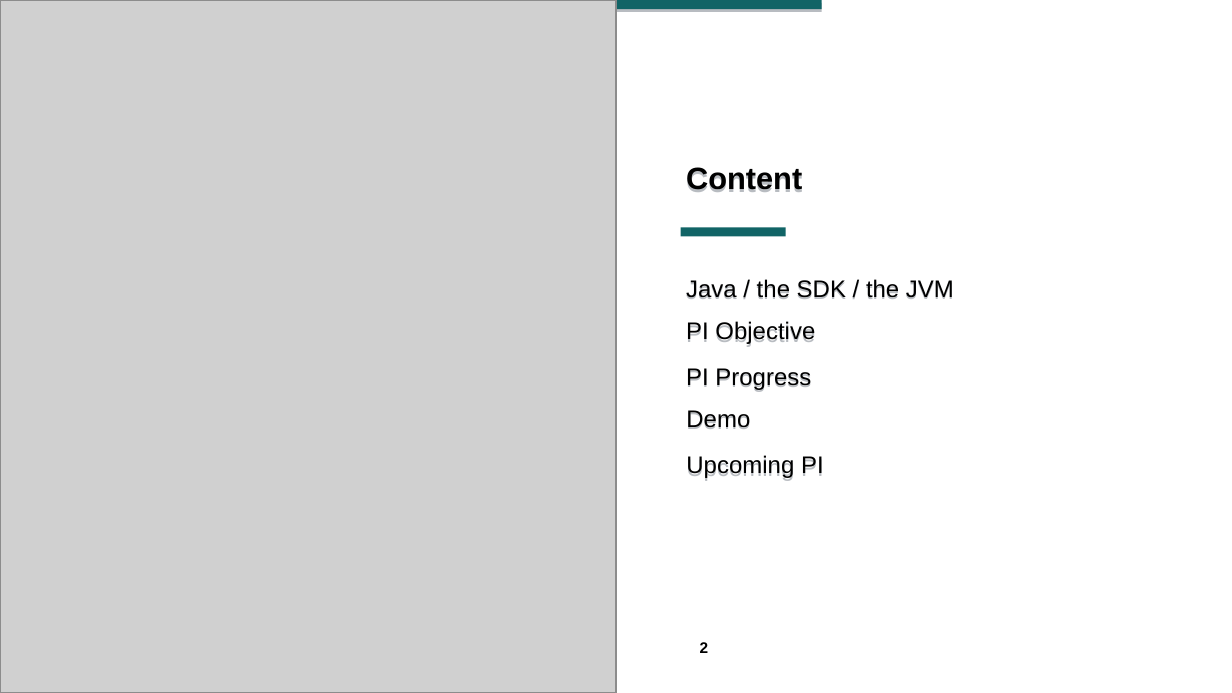
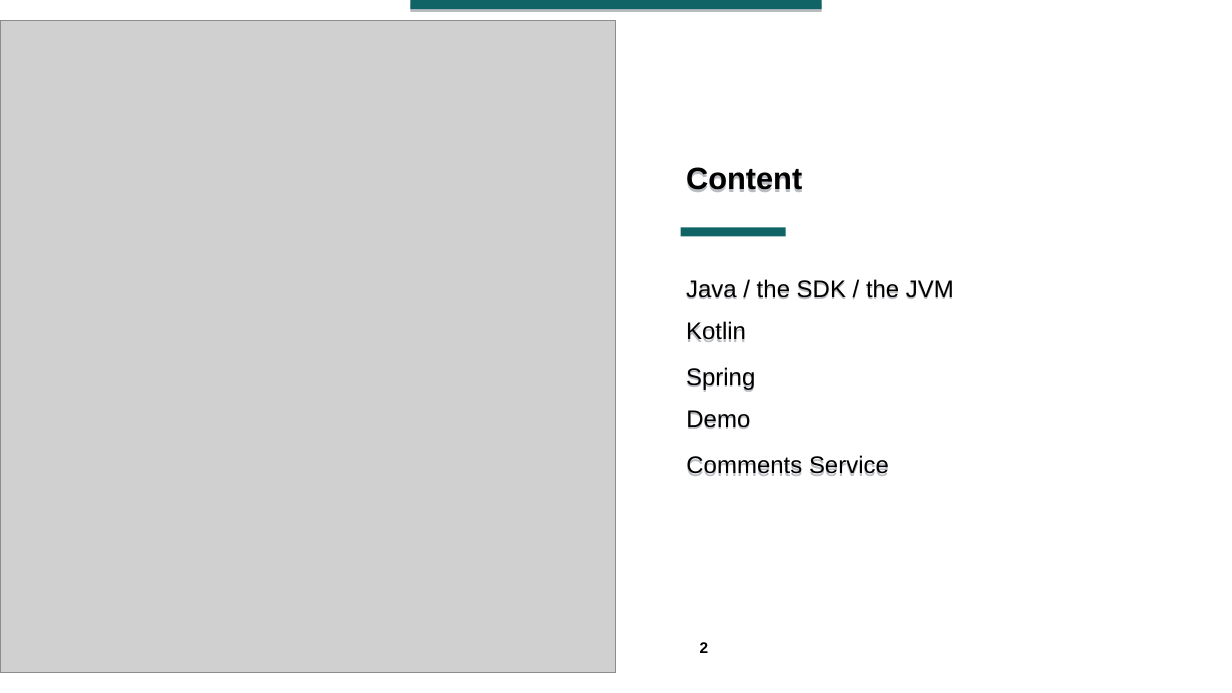
Before and after one commit to roskenet/spring-stuff, a slide deck: slide 2 of JavaKotlinSpring.odp. Drawn at 1232x693 pixels with LibreOffice and Linux fonts; fonts in the diff are those of the drawing; grey boxes stand for pictures; background and template pictures are left out. Boxes give left, top, right and bottom in pixels: in the first picture for what was removed or moved away, otherwise in the second. Text is boxed around its words. In the diff, an @@ line names an element or a change of style, - is before the commit and + after.

```diff
--- a/JavaKotlinSpring.odp
+++ b/JavaKotlinSpring.odp
@@ picture: place and size @@
-picture at [0, 0, 616, 692]
+picture at [0, 21, 616, 673]
@@ text at [686, 321, 746, 342]: text changed @@
-PI Objective
+Kotlin
@@ text at [686, 368, 755, 392]: text changed @@
-PI Progress
+Spring
@@ text at [686, 456, 889, 476]: text changed @@
-Upcoming PI
+Comments Service
```
Also in this commit, not shown: 2 other slides changed, 1 slide added.
